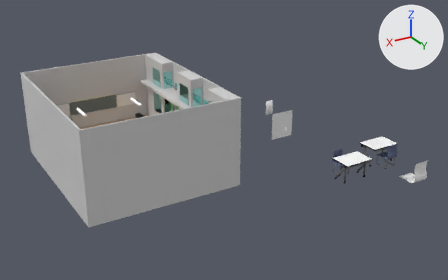
An edit to the glTF model 教室.glb, drawn before and after from the same camera.
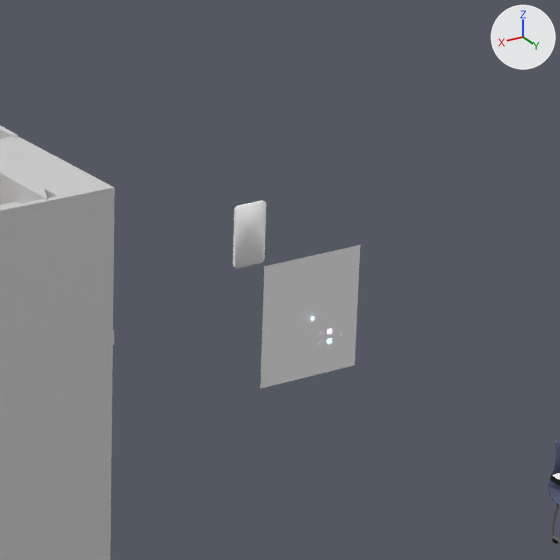
The first picture shows the older version from a camera (50 mm lens) standing at (76.0, 105.4, 50.8) and looking at (19.7, 11.6, 3.9). The close-ups show both versions on the part from 48% to 75% of the width and 21% to 63% of the height of that picture; other places that the commit changed are outside them. Every picture has the same lights, and +X, +Y and +Z are marked at upper right. Where no turn or scale is listed for an object, it has been applied to the vertices.

The first close-up shows 'スマホ', '平面', '立方体.012', '立方体.014', '立方体.055'.
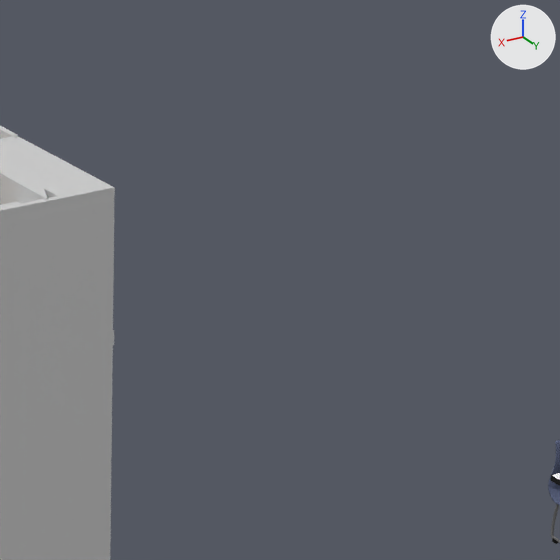
Location of each change, (x1, y1, x2, y2) in pixels of the close-ups (560 x 560 px):
'平面', deleted
    before: (260, 245, 360, 389)
'スマホ', deleted
    before: (233, 200, 266, 268)
    faces in mat_マテリアル_004 (white #ffffff): (235, 201, 266, 268)
    faces in mat_マテリアル_002 (white #ffffff): (233, 200, 263, 267)

The change in detail:
Object 'スマホ' (ob_スマホ) is deleted.
Object '平面' (ob_平面) is deleted.
